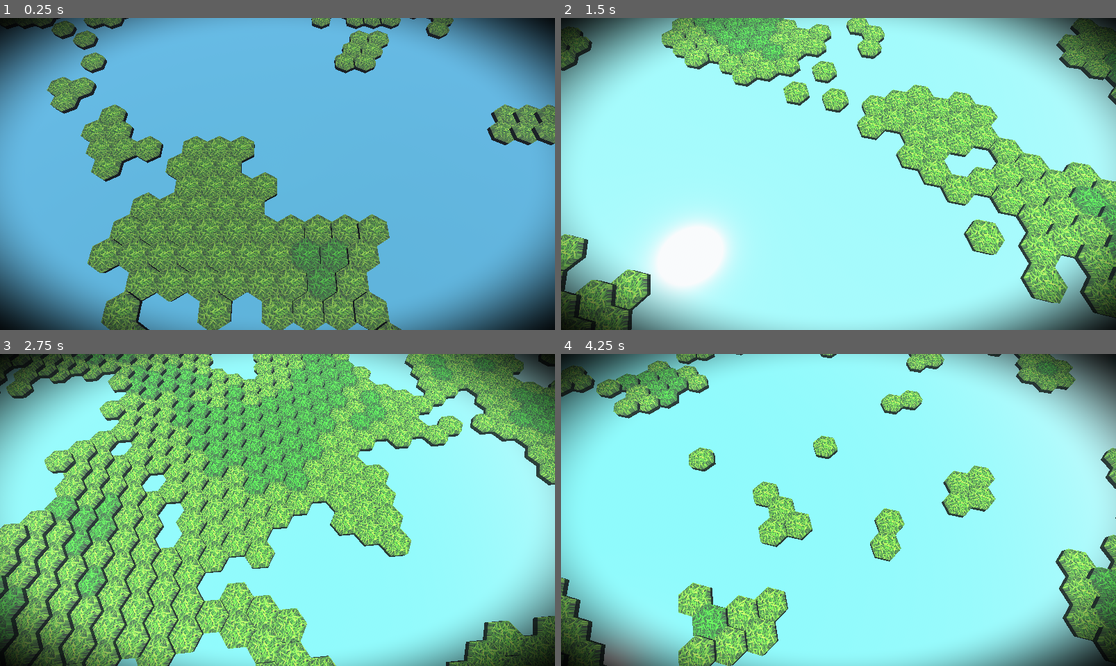
Above: before the commit, frames 1-4 (two rows, left to right).
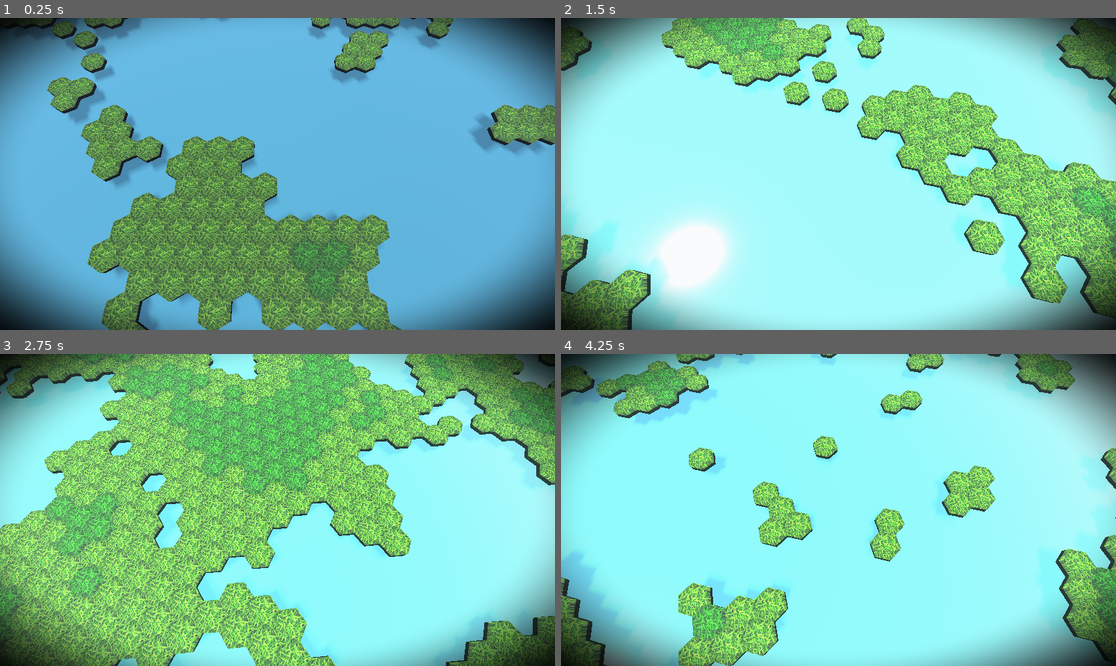
Above: after the commit, the same moments.

Repository: rfdickerson/new-game-project
Game: Godot game, scene res://node_3d.tscn
Two runs of this game, one before a commit and one after it. Both use one fixed random seed, a clock stepped at 60 frames per second and the inputs below.
Inputs (mouse positions are in pixels of both pictures, inside the frame that each line leads up to):
- Up to frame 1 (0.25 s): no input
- Up to frame 2 (1.5 s): tap Enter at 0.5 s; move the mouse to (960, 158) at 0.52 s; hold Right (ui_right) 0.53-1.25 s; tap G at 0.6 s; click (960, 158) at 0.67 s; tap I at 0.8 s; drag from (727, 189) to (810, 236) at 1.27 s
- Up to frame 3 (2.75 s): move the mouse to (333, 441) at 2.02 s; hold Right (ui_right) from 2.03 s (still down); tap O at 2.1 s; tap L at 2.3 s
- Up to frame 4 (4.25 s): release Right (ui_right) at 2.75 s; drag from (810, 572) to (672, 463) at 2.77 s; tap Space at 3.5 s; move the mouse to (1005, 556) at 3.52 s; hold Left (ui_left) from 3.53 s (still down); tap P at 3.6 s; tap N at 3.8 s

The runs differ from the first frame. In frame 1, 3.5% of the frame differs, in the area x 9-99%, y 0-100%; in frame 2, 4.2%; in frame 3, 7.0%, in the area x 0-94%, y 0-100%; in frame 4, 3.3%.

Commit message:
fixed the z-fighting

Diff:
--- a/hexagon_grid.gd
+++ b/hexagon_grid.gd
@@ -149,7 +149,10 @@
 	# Create material with better properties for strategy game
 	var material = StandardMaterial3D.new()
 	material.vertex_color_use_as_albedo = true
-	material.transparency = 1  # Use alpha from vertex colors
+	# Keep hex tiles fully opaque so depth testing works correctly.
+	# Using alpha blending here causes per-mesh transparency sorting,
+	# which makes distant hex sides pop in front of nearer ones at grazing angles.
+	material.transparency = BaseMaterial3D.TRANSPARENCY_DISABLED
 	material.metallic = 0.05
 	material.roughness = 0.85  # More matte, less shiny for better readability
 	material.cull_mode = BaseMaterial3D.CULL_BACK  # Standard back-face culling
--- a/node_3d.tscn
+++ b/node_3d.tscn
@@ -25,10 +25,6 @@
 fog_light_color = Color(0.7, 0.8, 0.9, 1)
 fog_density = 0.002
 fog_aerial_perspective = 0.1
-dof_blur_far_enabled = true
-dof_blur_far_distance = 25.0
-dof_blur_far_transition = 15.0
-dof_blur_far_amount = 0.6
 
 [sub_resource type="StandardMaterial3D" id="StandardMaterial3D_g8wqy"]
 transparency = 1
@@ -39,6 +35,10 @@
 
 [sub_resource type="ShaderMaterial" id="ShaderMaterial_vignette"]
 shader = ExtResource("5_vignette_shader")
+shader_parameter/vignette_intensity = 1.0
+shader_parameter/vignette_center = Vector2(0.5, 0.5)
+shader_parameter/vignette_radius = 0.75
+shader_parameter/vignette_smoothness = 0.4
 
 [node name="Node3D" type="Node3D"]
 script = ExtResource("2_mh8ky")
@@ -61,6 +61,7 @@
 grid_height = 100
 hex_height = 0.25
 gap_size = 0.0
+color_water = Color(0.05882353, 0.2784314, 0.3882353, 0.8784314)
 grass_texture = ExtResource("4_jka67")
 grass_texture_scale = 0.16
 land_percentage = 0.465
@@ -91,14 +92,8 @@
 [node name="PostProcessLayer" type="CanvasLayer" parent="."]
 
 [node name="PostProcessRect" type="ColorRect" parent="PostProcessLayer"]
+material = SubResource("ShaderMaterial_vignette")
 anchors_preset = 15
-anchor_left = 0.0
-anchor_top = 0.0
 anchor_right = 1.0
 anchor_bottom = 1.0
-offset_left = 0.0
-offset_top = 0.0
-offset_right = 0.0
-offset_bottom = 0.0
 mouse_filter = 2
-material = SubResource("ShaderMaterial_vignette")
Not shown: 1 places in node_3d.tscn that only renumber resources
